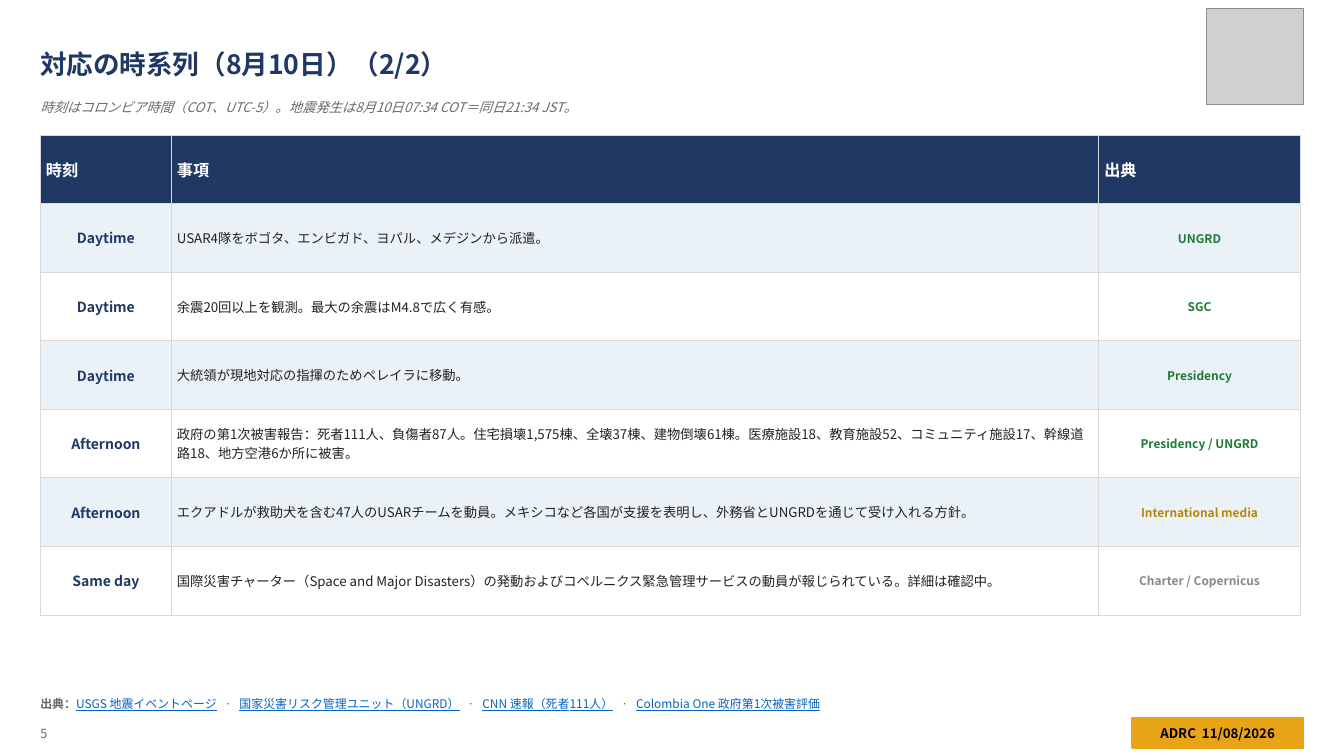
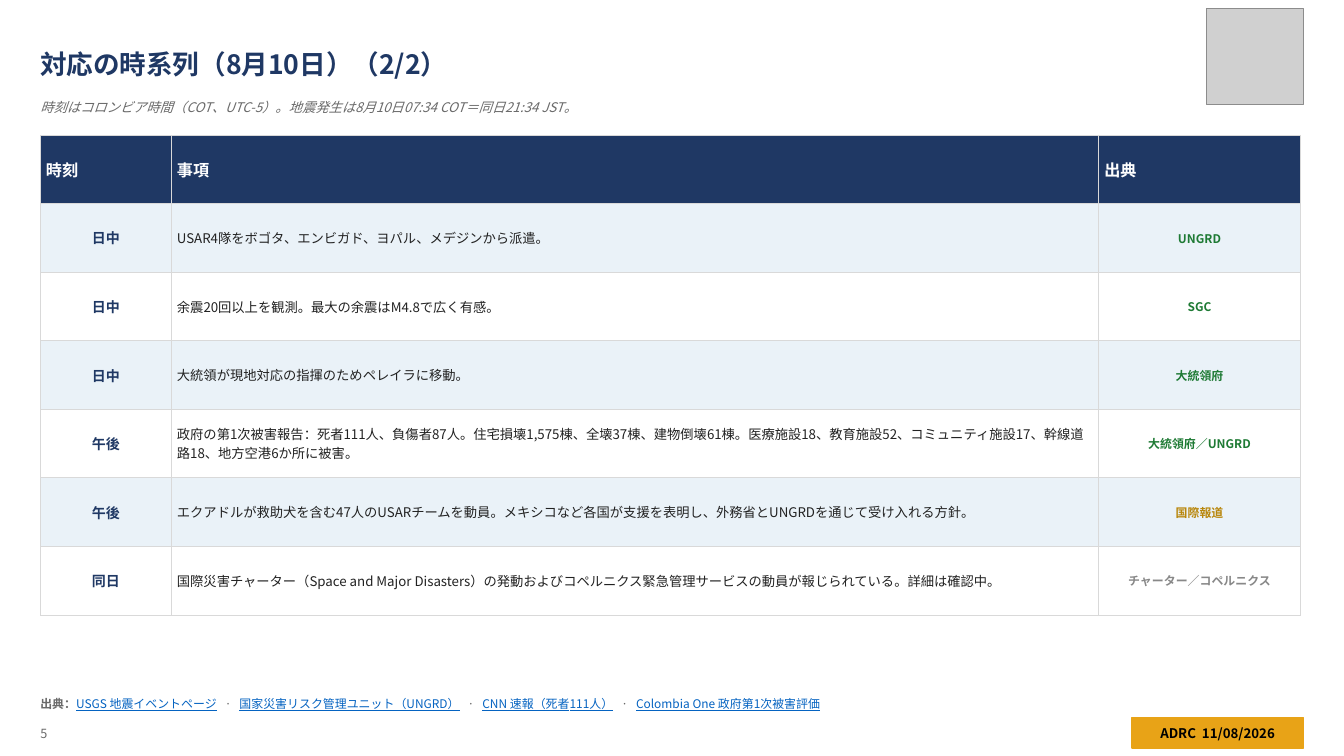
Before and after one commit to kochobi-max/whatsmap, a slide deck: slide 5 of reports/colombia_eq_20260810/output/ADRC_EQ_COL_Choco_20260810_JA.pptx. Drawn at 1344x756 pixels with LibreOffice and Linux fonts; fonts in the diff are those of the drawing; grey boxes stand for pictures. Boxes give left, top, right and bottom in pixels: in the first picture for what was removed or moved away, otherwise in the second. Text is boxed around its words. In the diff, an @@ line names an element or a change of style, - is before the commit and + after.

```diff
--- a/reports/colombia_eq_20260810/output/ADRC_EQ_COL_Choco_20260810_JA.pptx
+++ b/reports/colombia_eq_20260810/output/ADRC_EQ_COL_Choco_20260810_JA.pptx
@@ table at (x1=40, y1=135, x2=1301, y2=593) @@
-row 2, column 1: Daytime
+row 2, column 1: 日中
-row 3, column 1: Daytime
+row 3, column 1: 日中
-row 4, column 1: Daytime
+row 4, column 1: 日中
-row 4, column 3: Presidency
+row 4, column 3: 大統領府
-row 5, column 1: Afternoon
+row 5, column 1: 午後
-row 5, column 3: Presidency / UNGRD
+row 5, column 3: 大統領府／UNGRD
-row 6, column 1: Afternoon
+row 6, column 1: 午後
-row 6, column 3: International media
+row 6, column 3: 国際報道
-row 7, column 1: Same day
+row 7, column 1: 同日
-row 7, column 3: Charter / Copernicus
+row 7, column 3: チャーター／コペルニクス
```
Also in this commit, not shown: 5 other slides changed, 18 other files.
